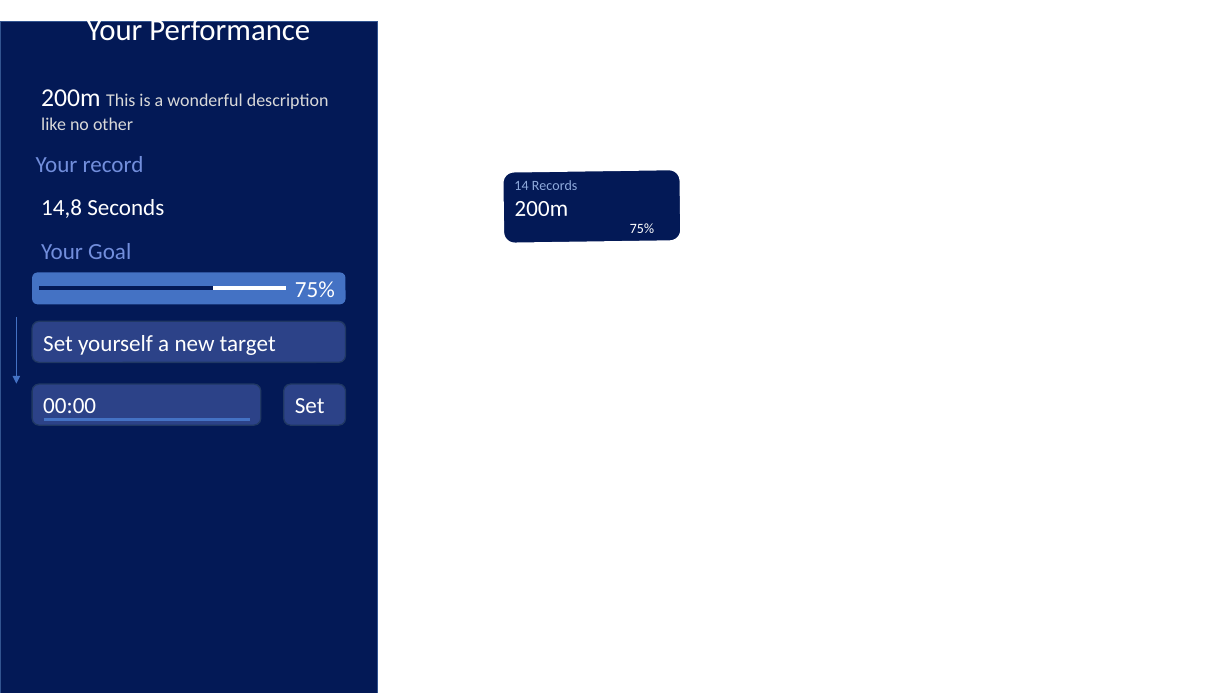
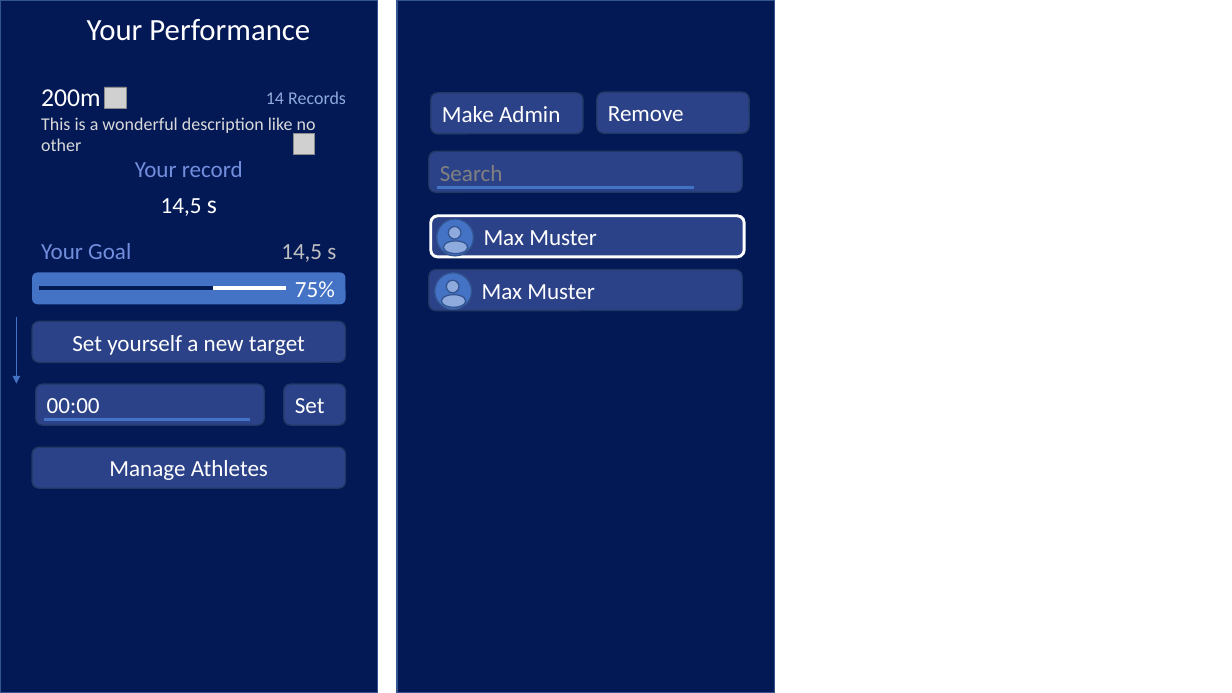
Before and after one commit to TimoLehnertz/roller-results.com, a slide deck: slide 2 of plans/PerformanceLayout.pptx. Drawn at 1232x693 pixels with LibreOffice and Linux fonts; fonts in the diff are those of the drawing; grey boxes stand for pictures. Boxes give left, top, right and bottom in pixels: in the first picture for what was removed or moved away, otherwise in the second. Text is boxed around its words. In the diff, an @@ line names an element or a change of style, - is before the commit and + after.

```diff
--- a/plans/PerformanceLayout.pptx
+++ b/plans/PerformanceLayout.pptx
@@ rectangle resized from (x1=0, y1=22, x2=378, y2=693) to (x1=0, y1=0, x2=378, y2=693) @@
@@ rectangle added at (x1=397, y1=0, x2=775, y2=693), fill #031956, outline #325491 1 pt @@
@@ text at (x1=41, y1=89, x2=316, y2=151): text changed @@
-200m This is a wonderful description like no other
+200m
+This is a wonderful description like no other
@@ picture added at (x1=104, y1=87, x2=126, y2=108) @@
@@ text added at (x1=266, y1=91, x2=346, y2=104), 14 pt, text #8FAADC @@
+14 Records
@@ rounded rectangle added at (x1=431, y1=92, x2=583, y2=134), fill #2C4288, outline #203864 1 pt, 18 pt, text #FFFFFF @@
+Make Admin
@@ rounded rectangle added at (x1=597, y1=92, x2=750, y2=134), fill #2C4288, outline #203864 1 pt, 18 pt, text #FFFFFF @@
+Remove
@@ picture added at (x1=294, y1=134, x2=315, y2=155) @@
@@ text "Your record" at (x1=135, y1=161, x2=243, y2=177): alignment left to centre @@
@@ text "Your record" moved from (x1=36, y1=156, x2=144, y2=172) to (x1=135, y1=161, x2=243, y2=177) @@
@@ rounded rectangle added at (x1=429, y1=152, x2=742, y2=193), fill #2C4288, outline #203864 1 pt, 18 pt, text #808080 @@
+Search
@@ rounded rectangle removed at (x1=501, y1=168, x2=683, y2=244) @@
-14 Records
-200m
-75%
@@ text added at (x1=161, y1=198, x2=217, y2=216), 18 pt, text #FFFFFF @@
+14,5 s
@@ line added from (437, 188) to (694, 188), #4472C4 2.25 pt @@
@@ rounded rectangle added at (x1=431, y1=216, x2=744, y2=258), fill #2C4288, outline #FFFFFF 2.25 pt, 18 pt, text #FFFFFF @@
+Max Muster
@@ ellipse added at (x1=437, y1=219, x2=474, y2=256), fill #4472C4, outline #325491 1 pt @@
@@ ellipse added at (x1=448, y1=226, x2=461, y2=239), fill #8FAADC, outline #325491 1 pt @@
@@ text at (x1=281, y1=244, x2=336, y2=262): text changed; text colour #FFFFFF to #BFBFBF @@
-14,8 Seconds
+14,5 s
@@ ellipse added at (x1=444, y1=241, x2=468, y2=254), fill #8FAADC, outline #325491 1 pt @@
@@ group added at (x1=429, y1=270, x2=742, y2=311): 3 ellipses, 1 rounded rectangle @@
+Max Muster
@@ rounded rectangle "Set yourself a new target" at (x1=32, y1=322, x2=346, y2=363): alignment left to centre @@
@@ rounded rectangle "00:00" moved from (x1=32, y1=384, x2=262, y2=426) to (x1=36, y1=384, x2=265, y2=426) @@
@@ rounded rectangle added at (x1=32, y1=447, x2=346, y2=489), fill #2C4288, outline #203864 1 pt, 18 pt, text #FFFFFF @@
+Manage Athletes
```
